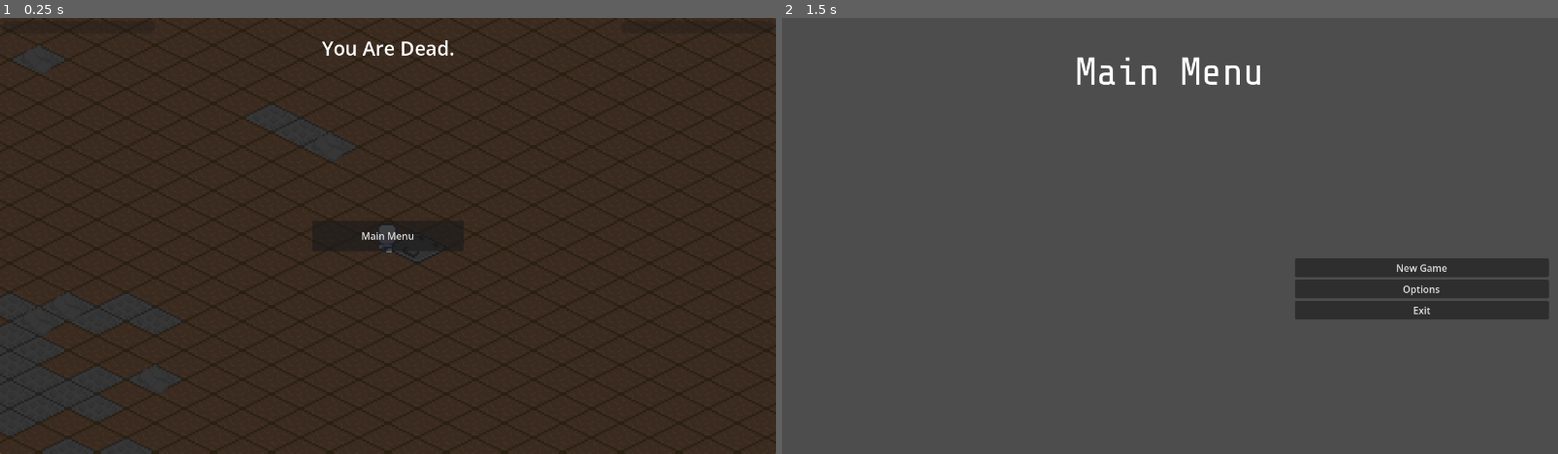
Above: before the commit, frames 1-2 (left to right).
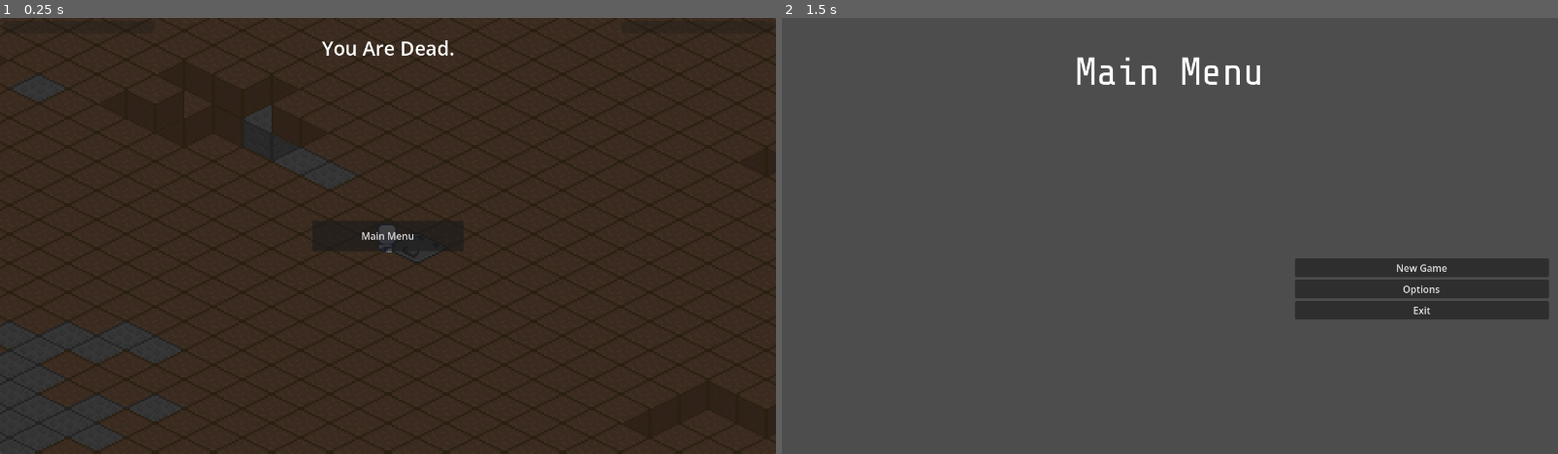
Above: after the commit, the same moments.

Repository: DarkSc0r/Project_Unknown_Prototype
Game: Godot game, scene res://main/Main.tscn
Same seed, same stepped clock (60 frames per second), same inputs: the game is played once before the commit and once after it. This scene is started directly instead of the project's main scene.
Inputs:
- Up to frame 1 (0.25 s): no input
- Up to frame 2 (1.5 s): tap Enter at 0.5 s; hold D (move_right) 0.53-1.25 s; tap E (interact) at 0.6 s; click "Main Menu" at 1.25 s

The runs differ from the first frame. In frame 1, 0.4% of the frame differs, in the area x 0-45%, y 6-100%; in frame 2, nothing differs.

Commit message:
Fixed adding items for our inventory.

Diff:
--- a/global/InventoryManager.gd
+++ b/global/InventoryManager.gd
@@ -5,16 +5,14 @@
 signal update_item_slot
 
 func add_item(item : InventoryItem):
-	print("item add item")
-	print(player_inventory.items.size())
 	for i in range(player_inventory.items.size()):
 		if player_inventory.items[i] == item and player_inventory.item_quantities[i] < item.stack_size:
 			player_inventory.item_quantities[i] += 1
 			update_item_slot.emit()
 			return
-	# for i in range(player_inventory.items.size()):
-	# 	if player_inventory.items[i] == null:
-	# 		player_inventory.items[i] = item
-	# 		player_inventory.item_quantities[i] += 1
-	# 		update_item_slot.emit()
-	# 		return
+	for i in range(player_inventory.items.size()):
+		if player_inventory.items[i] == null:
+			player_inventory.items[i] = item
+			player_inventory.item_quantities[i] += 1
+			update_item_slot.emit()
+			return
--- a/ui/scripts/inventory_ui.gd
+++ b/ui/scripts/inventory_ui.gd
@@ -13,7 +13,7 @@
 	slots = slots_grid.get_children()
 	await get_tree().process_frame
 	update_slots()
-	#InventoryManager.connect("update_item_slot", update_slots)
+	InventoryManager.connect("update_item_slot", update_slots)
 	close()
 
 func _process(_delta: float) -> void:
@@ -29,7 +29,6 @@
 		slots_grid.add_child(slot_instance)
 
 func update_slots():
-	print("updated called")
 	for i in range(min(inventory.items.size(), slots.size())):
 		slots[i].slot_index = i
 		slots[i].update(inventory.items[i])
--- a/world/scripts/chunk.gd
+++ b/world/scripts/chunk.gd
@@ -2,7 +2,7 @@
 
 # Chunk Generation Variables
 var chunk_coordinate : Vector2i
-var chunk_size := 32
+var chunk_size := 32 # Tiles
 
 # Tile Dictionary
 var dirt_tile := {"threshold": 1, "atlas": Vector2i(0, 0), "walkable": true}
@@ -40,11 +40,11 @@
 				if flat_noise_value <= tile["threshold"]:
 					atlas_coord	= tile["atlas"]
 					break
-			if atlas_coord == stone_tile["atlas"]:
-				if randf() < 0.10:
-					var spawn_position = tilemap.map_to_local(world_offset)
-					var stone_instance := stone.instantiate()
-					add_child(stone_instance)
-					stone_instance.position = spawn_position
+			# if atlas_coord == stone_tile["atlas"]:
+			# 	if randf() < 0.10:
+			# 		var spawn_position = tilemap.map_to_local(world_offset)
+			# 		var stone_instance := stone.instantiate()
+			# 		add_child(stone_instance)
+			# 		stone_instance.position = spawn_position
 
 			tilemap.set_cell(world_offset, 1, atlas_coord)
--- a/world/scripts/chunk_manager.gd
+++ b/world/scripts/chunk_manager.gd
@@ -13,7 +13,7 @@
 
 var height_noise := FastNoiseLite.new()
 var height_noise_scale := 0.06
-var height_layers := 0.0 #  DEBUG
+var height_layers := 5.0 # DEBUG
 
 var total_height_levels := height_layers + 1
 
Binary file changed: ui/assets/Inventory_Background.png
